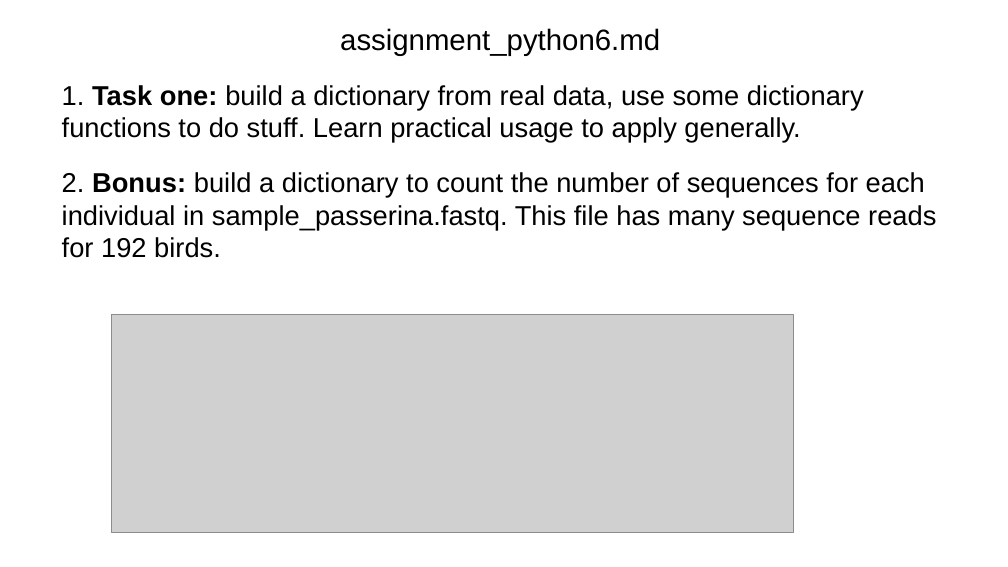
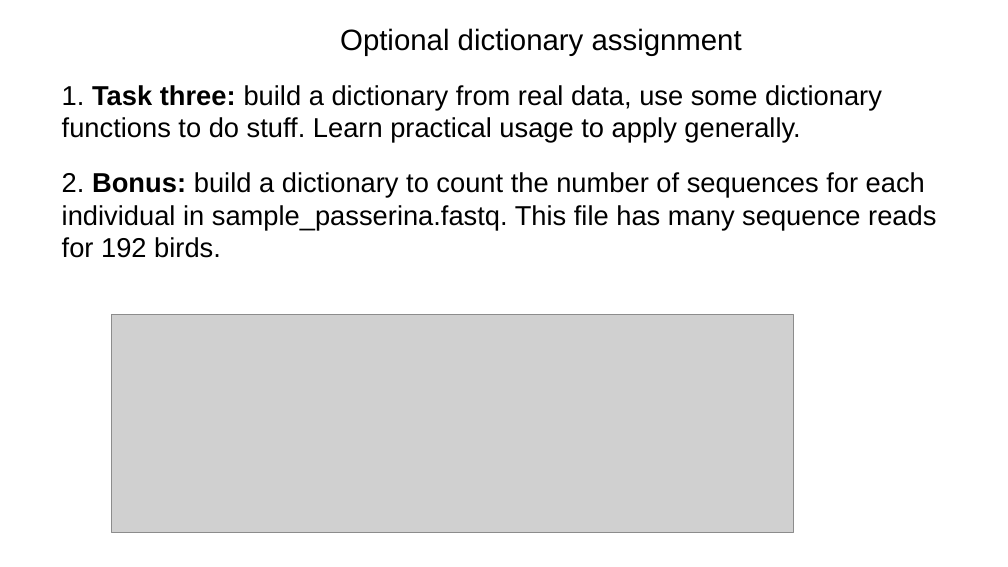
Before and after one commit to tparchman/F26_BIOL792, a slide deck: slide 17 of week13_python_dictionaries/dictionaries_week13.pptx. Drawn at 1008x567 pixels with LibreOffice and Linux fonts; fonts in the diff are those of the drawing; grey boxes stand for pictures. Boxes give left, top, right and bottom in pixels: in the first picture for what was removed or moved away, otherwise in the second. Text is boxed around its words. In the diff, an @@ line names an element or a change of style, - is before the commit and + after.

```diff
--- a/week13_python_dictionaries/dictionaries_week13.pptx
+++ b/week13_python_dictionaries/dictionaries_week13.pptx
@@ text at <box>340,28,742,56</box>: text changed @@
-assignment_python6.md
+Optional dictionary assignment
@@ text at <box>62,85,882,142</box>: text changed @@
-1. Task one: build a dictionary from real data, use some dictionary functions to do stuff. Learn practical usage to apply generally.
+1. Task three: build a dictionary from real data, use some dictionary functions to do stuff. Learn practical usage to apply generally.
```
Also in this commit, not shown: 2 other slides changed, 1 slide removed, 4 other files.
